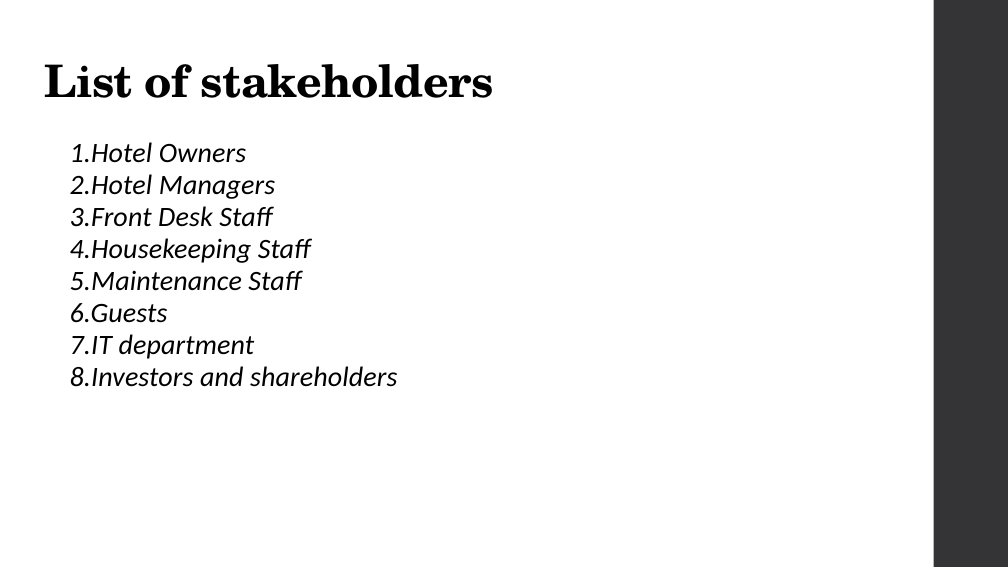
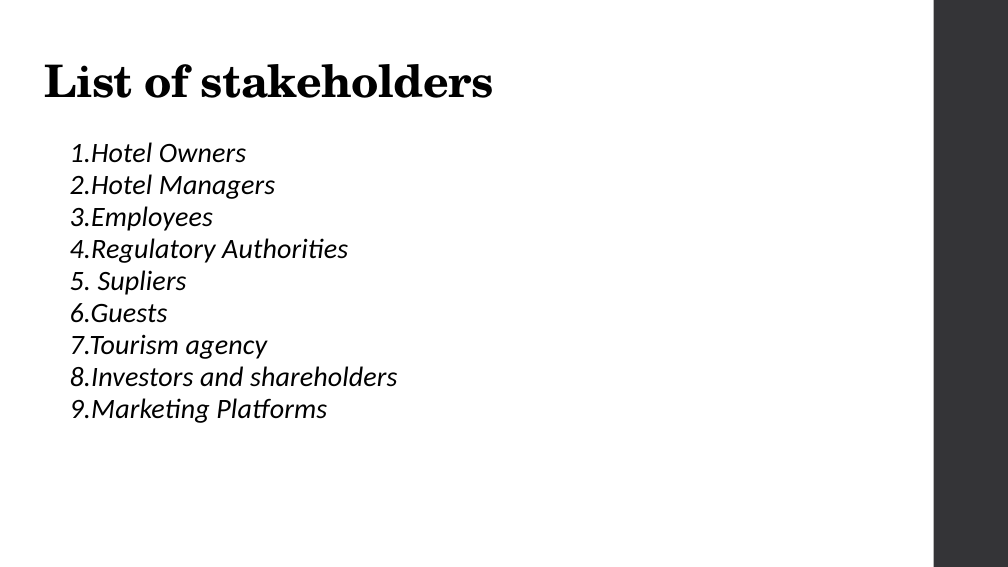
Before and after one commit to BoriLluka/Hotel_MS_swe, a slide deck: slide 3 of Short_desc___Stakeholders.pptx. Drawn at 1008x567 pixels with LibreOffice and Linux fonts; fonts in the diff are those of the drawing; background and template pictures are left out. Boxes give left, top, right and bottom in pixels: in the first picture for what was removed or moved away, otherwise in the second. Text is boxed around its words. In the diff, an @@ line names an element or a change of style, - is before the commit and + after.

Commit message:
Added some more stake holders and generalized some similar ones into one

```diff
--- a/Short_desc___Stakeholders.pptx
+++ b/Short_desc___Stakeholders.pptx
@@ text at box(70, 206, 348, 295): text changed @@
-3.Front Desk Staff
-4.Housekeeping Staff
-5.Maintenance Staff
+3.Employees
+4.Regulatory Authorities
+5. Supliers
@@ text at box(70, 334, 267, 359): text changed @@
-7.IT department
+7.Tourism agency
@@ text at box(70, 398, 327, 423): paragraph added @@
+9.Marketing Platforms
```
